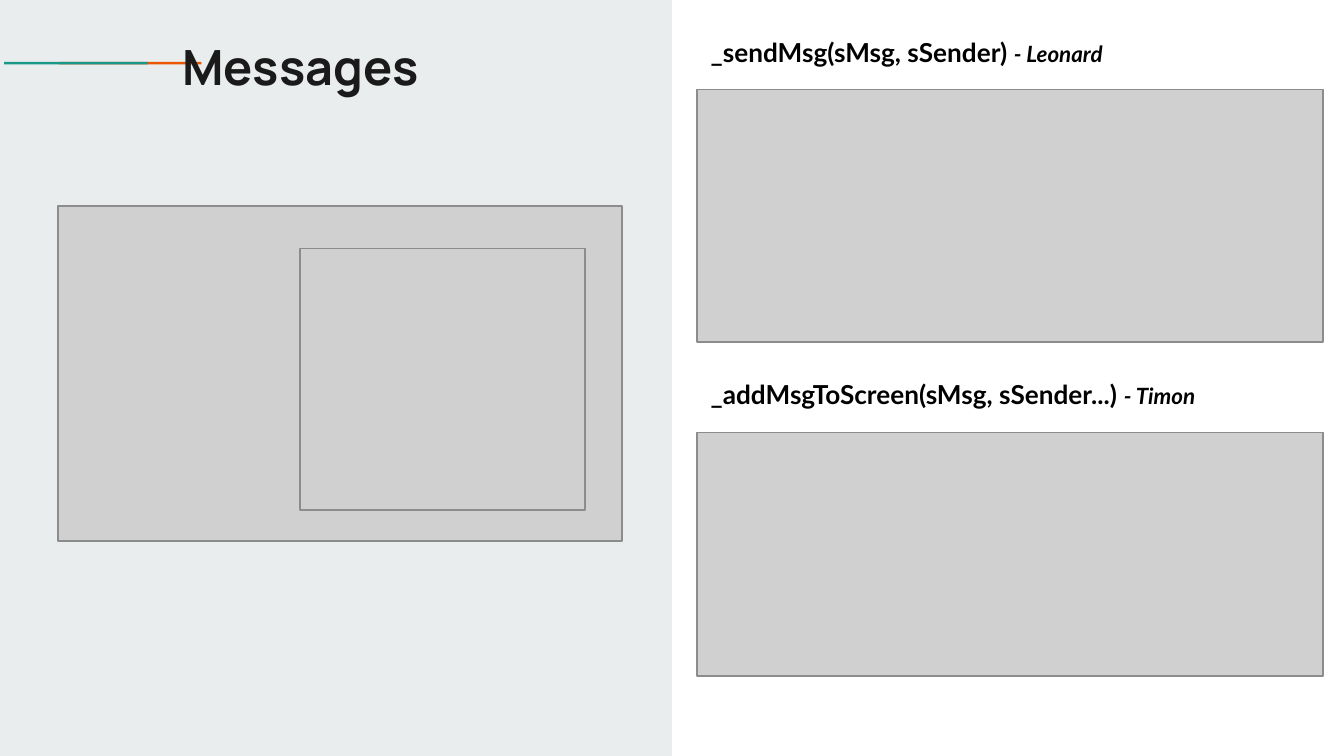
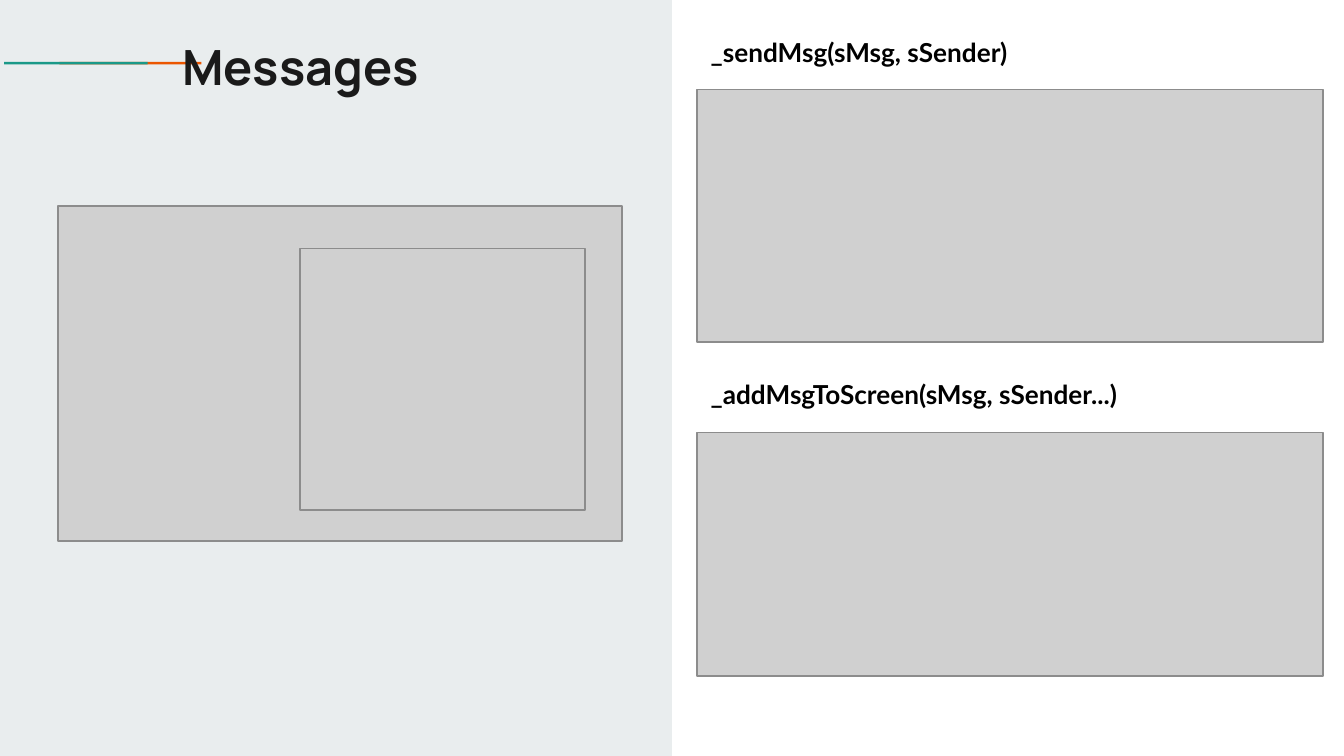
Before and after one commit to jantiegges/AWSys, a slide deck: slide 20 of HA 01/WhatsChat_1.pptx. Drawn at 1344x756 pixels with LibreOffice and Linux fonts; fonts in the diff are those of the drawing; grey boxes stand for pictures. Boxes give left, top, right and bottom in pixels: in the first picture for what was removed or moved away, otherwise in the second. Text is boxed around its words. In the diff, an @@ line names an element or a change of style, - is before the commit and + after.

```diff
--- a/HA 01/WhatsChat_1.pptx
+++ b/HA 01/WhatsChat_1.pptx
@@ text at [711,41,1007,67]: text changed @@
-_sendMsg(sMsg, sSender) - Leonard
+_sendMsg(sMsg, sSender)
@@ text at [711,383,1117,409]: text changed @@
-_addMsgToScreen(sMsg, sSender...) - Timon
+_addMsgToScreen(sMsg, sSender...)
```
Also in this commit, not shown: 18 other slides changed, 1 slide added, 3 other files.
